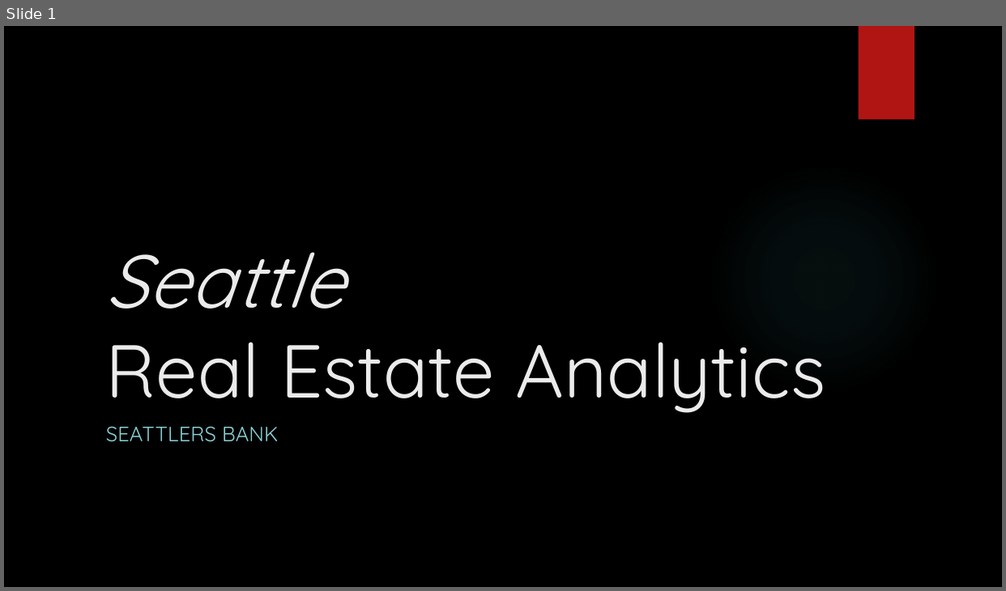
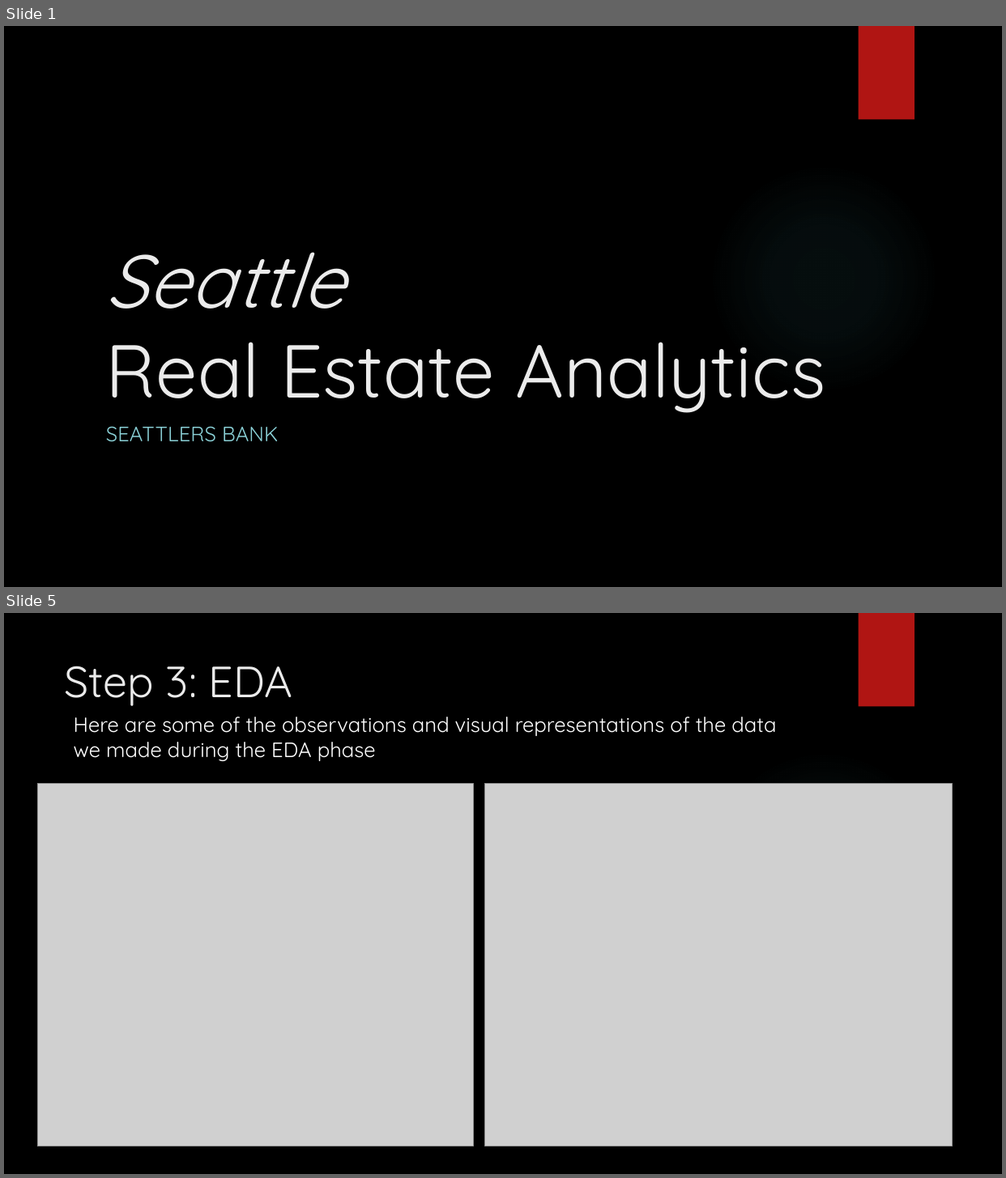
Before and after one commit to Silkways/Seattlers, a slide deck: Flatiron_Mod_1_Slides.pptx. Shown one above the other, each under a label of ours: slide 1 before the commit, slides 1 and 5 after it; the slides between them are not shown. The pictures are 1006x591 and 1006x1178 pixels, drawn with LibreOffice and Linux fonts; fonts in the diff are those of the drawing; grey boxes stand for pictures; background and template pictures are left out. Boxes give left, top, right and bottom in pixels: in the first picture for what was removed or moved away, otherwise in the second. Text is boxed around its words. In the diff, an @@ line names an element or a change of style, - is before the commit and + after.

```diff
--- a/Flatiron_Mod_1_Slides.pptx
+++ b/Flatiron_Mod_1_Slides.pptx
@@ slide 5 added at (x1=4, y1=613, x2=1002, y2=1174), background picture (left out); not listed: 2 template elements that a slide beside it also shows @@
@@ title added at (x1=65, y1=666, x2=293, y2=706), 42 pt, text #EBEBEB @@
+Step 3: EDA
@@ text added at (x1=74, y1=717, x2=776, y2=761), 20 pt, text #FFFFFF @@
+Here are some of the observations and visual representations of the data we made during the EDA phase
@@ picture added at (x1=37, y1=784, x2=473, y2=1147) @@
@@ picture added at (x1=484, y1=784, x2=952, y2=1147) @@
```
Also in this commit, not shown: 1 slide changed, 7 other slides added, 2 slides removed, 2 other files.
